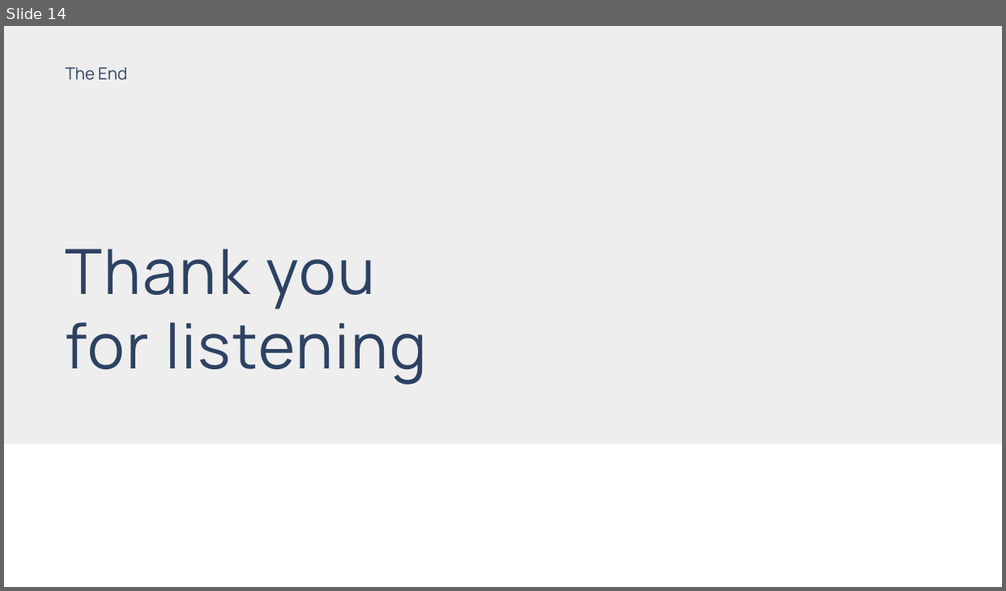
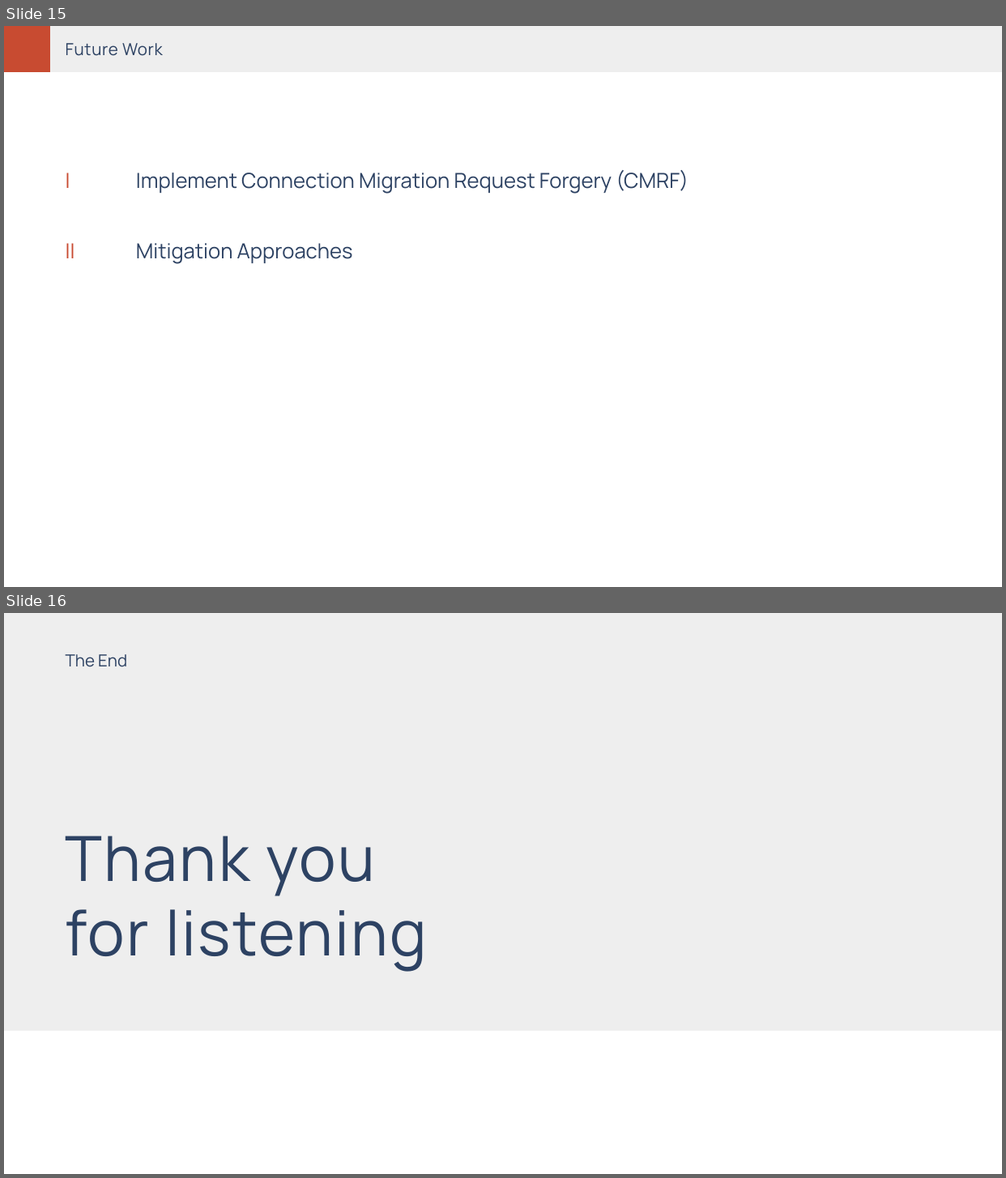
Before and after one commit to Erarua/ug-final, a slide deck: midterm/midterm_slides.pptx. Shown one above the other, each under a label of ours: slide 14 before the commit, slides 15 and 16 after it. The pictures are 1006x591 and 1006x1178 pixels, drawn with LibreOffice and Linux fonts; fonts in the diff are those of the drawing. Boxes give left, top, right and bottom in pixels: in the first picture for what was removed or moved away, otherwise in the second. Text is boxed around its words. In the diff, an @@ line names an element or a change of style, - is before the commit and + after.

```diff
--- a/midterm/midterm_slides.pptx
+++ b/midterm/midterm_slides.pptx
@@ slide 15 added at (4, 26, 1002, 587), background #FFFFFF @@
@@ freeform shape added at (4, 26, 1002, 72), fill #EEEEEE @@
@@ freeform shape added at (4, 26, 50, 72), fill #C84B31 @@
@@ text added at (66, 43, 163, 56), 24 pt, text #2D4263 @@
+Future Work
@@ text added at (136, 170, 688, 194), 30 pt, text #2D4263 @@
+Implement Connection Migration Request Forgery (CMRF)
@@ text added at (66, 173, 70, 188), 30 pt, text #C84B31 @@
+I
@@ text added at (66, 243, 75, 258), 30 pt, text #C84B31 @@
+II
@@ text added at (136, 243, 353, 264), 30 pt, text #2D4263 @@
+Mitigation Approaches
@@ what was slide 14 is now slide 16 @@
```
Also in this commit, not shown: 1 other slide added, 3 other files.
